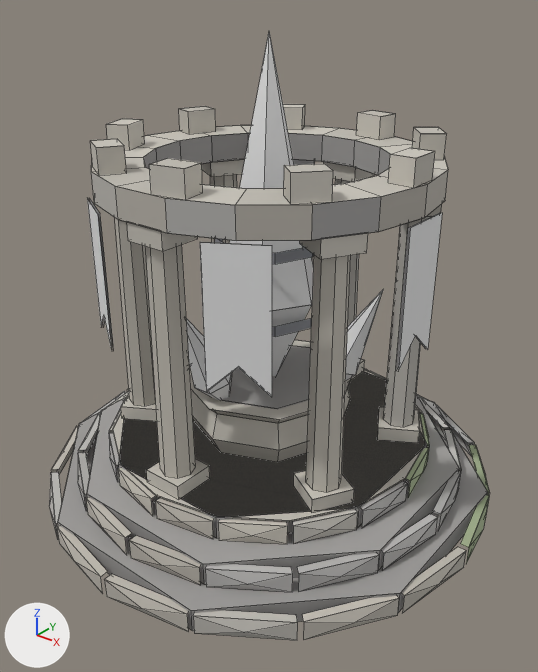
A saved change to the Blender file art/props/base/base.blend.
Camera for both pictures: a 50 mm camera at (4.12, -5.15, 4.82) aimed at (0.14, -0.18, 1.74). Every picture has the same lights, and +X, +Y and +Z are marked at lower left. The first picture is the older version. Mesh edges are drawn as thin lines.

Objects in the first picture: 'base.001'.
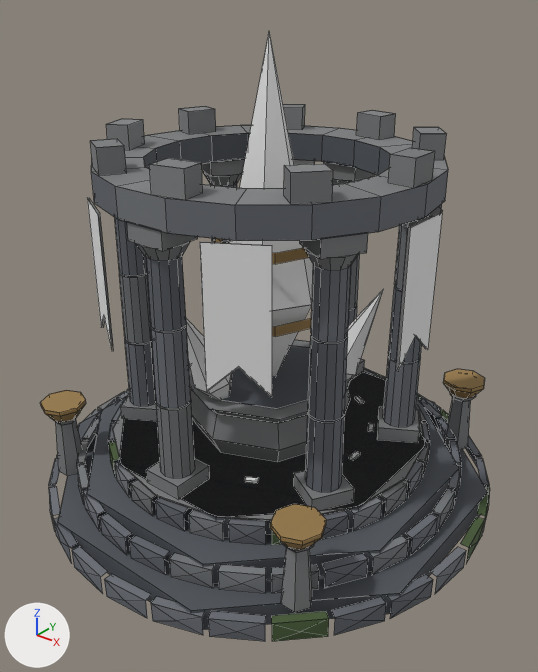
Boxes (x1, y1, x2, y2) around the edits, measured in the pictures (538 x 672 px):
'base.001', reshaped
    before: (49, 33, 490, 640)
    after: (40, 33, 490, 642)
part 1 of me_base, rebuilt (36% narrower, 45% shorter)
    before: (469, 445, 490, 493)
    after: (476, 459, 489, 485)
part 2 of me_base, rebuilt (mostly hidden afterwards)
    before: (436, 405, 473, 443)
    after: (440, 410, 449, 421)
part 3 of me_base, rebuilt (not visible afterwards)
    before: (51, 426, 79, 470)
part 4 of me_base, rebuilt (42% shorter)
    before: (51, 472, 62, 524)
    after: (49, 486, 60, 516)
part 5 of me_base, deleted
    before: (49, 411, 489, 640)
part 6 of me_base, built on
    before: (57, 174, 489, 629)
    after: (40, 171, 490, 642)
part 7 of me_base, recoloured (light grey to grey)
    both: (58, 104, 488, 614)

Diff of the bpy script that builds the scene:
```diff
--- a/art/props/base/base.blend.py
+++ b/art/props/base/base.blend.py
@@ mat_emissive @@
+mat_emissive = bpy.data.materials.new('emissive')
+# nodes: BsdfPrincipled, OutputMaterial, VertexColor
@@ me_base @@
 # used by ob_base_001; location = (0.0, 0.0, 0.0)
-me_base.from_pydata(...)  # 2328 vertices, 625 faces; spans x -2.27..2.27, y -2.27..2.27, z 0.0..4.41
+me_base.from_pydata(...)  # 5008 vertices, 1279 faces; spans x -2.27..2.27, y -2.27..2.27, z 0.0..4.41
+# me_base part 1: the loose piece of 4 vertices spanning x 1.57..2.09, y 0.86..1.59, z 0.19 is rebuilt with 4 vertices and now spans x 1.73..2.03, y 0.97..1.4, z 0.19
+# me_base part 2: the loose piece of 4 vertices spanning x 0.86..1.59, y 1.57..2.09, z 0.19 is rebuilt with 4 vertices and now spans x 0.97..1.4, y 1.73..2.03, z 0.19
+# me_base part 3: the loose piece of 4 vertices spanning x -2.09..-1.57, y -1.59..-0.86, z 0.19 is rebuilt with 4 vertices and now spans x -2.03..-1.73, y -1.4..-0.97, z 0.19
+# me_base part 4: the loose piece of 4 vertices spanning x -1.59..-0.86, y -2.09..-1.57, z 0.19 is rebuilt with 4 vertices and now spans x -1.4..-0.97, y -2.03..-1.73, z 0.19
+# me_base part 5: 116 loose pieces with 378 vertices, spanning x -2.23..2.23, y -2.23..2.23, z 0.0..2.96, are deleted
+# me_base part 6: 72 vertices moved from x -2.23..2.23, y -2.23..2.23, z 0.1..0.63 to x -2.26..2.26, y -2.26..2.26, z 0.1..0.63; 339 vertices removed from x -2.23..2.23, y -2.23..2.23, z 0.0..2.96; 3397 vertices added at x -2.26..2.26, y -2.26..2.26, z 0.0..2.96
+# me_base part 7: 319 kept faces spanning x -2.27..2.27, y -2.27..2.27, z 0.0..3.6 get new vertex colours; the middle colour goes from light grey #c2bdb4 to grey #78797b
+# other edits to the shape of me_base do not show in these pictures
 me_base.materials.append(mat_cloth)
@@ me_base @@
 me_base.materials.append(mat_accent_glow)
+me_base.materials.append(mat_emissive)
```
